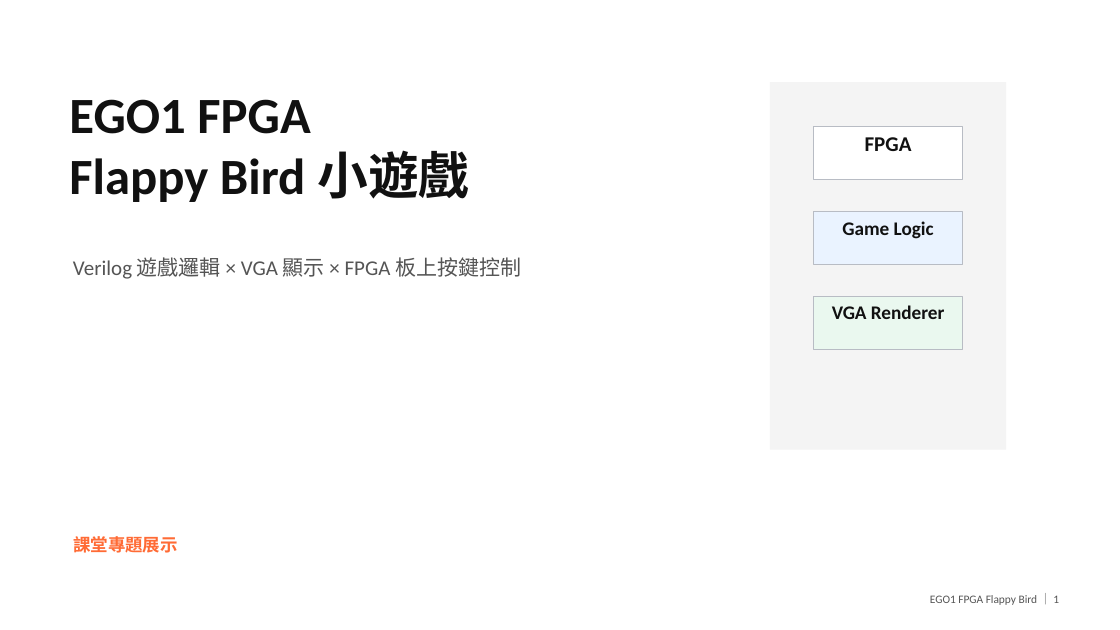
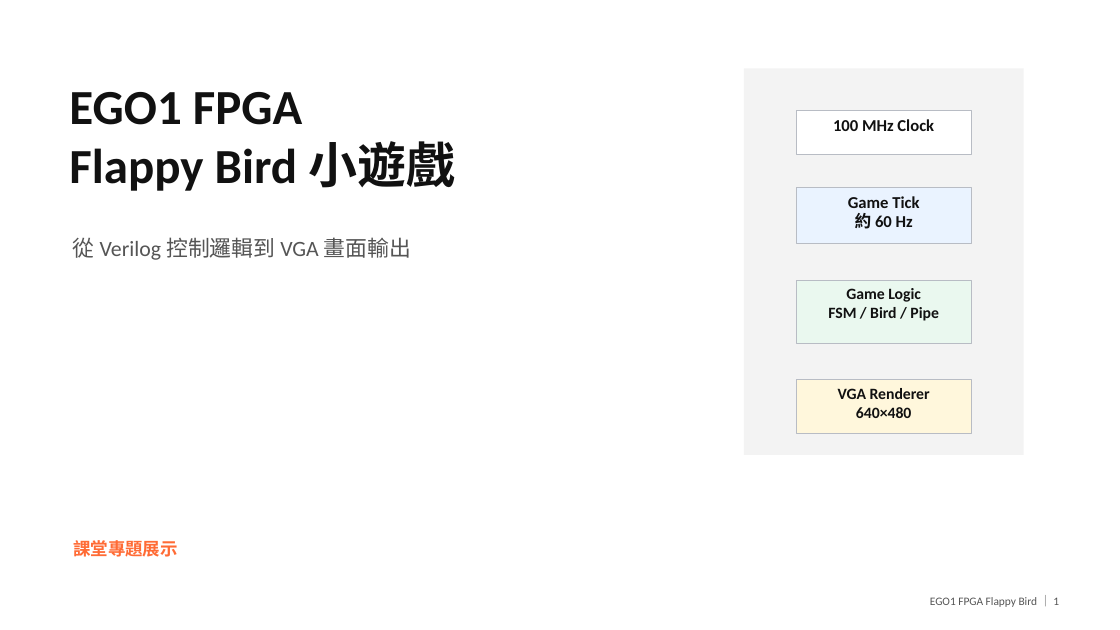
Before and after one commit to awdd1212a-cmd/ego1-flappy-bird, a slide deck: slide 1 of outputs/EGO1_Flappy_Bird_FPGA_專題簡報.pptx. Drawn at 1120x630 pixels with LibreOffice and Linux fonts; fonts in the diff are those of the drawing. Boxes give left, top, right and bottom in pixels: in the first picture for what was removed or moved away, otherwise in the second. Text is boxed around its words. In the diff, an @@ line names an element or a change of style, - is before the commit and + after.

```diff
--- a/outputs/EGO1_Flappy_Bird_FPGA_專題簡報.pptx
+++ b/outputs/EGO1_Flappy_Bird_FPGA_專題簡報.pptx
@@ text "EGO1 FPGA": place and size @@
-text "EGO1 FPGA" at [69,99,469,202]
+text "EGO1 FPGA" at [69,92,455,191]
@@ text "EGO1 FPGA" at [69,92,455,191]: size 43.5 to 42 pt @@
@@ rectangle: place and size @@
-rectangle at [770,82,1007,450]
+rectangle at [744,68,1023,455]
@@ rectangle at [744,68,1023,455]: fill #F4F4F4 to #F3F3F3 @@
@@ rectangle added at [797,110,971,154], fill #FFFFFF, outline #B8BCC4 0.75 pt, 14.2 pt, text #111111, bold @@
+100 MHz Clock
@@ rectangle removed at [814,127,963,179] @@
-FPGA
@@ rectangle added at [797,187,971,244], fill #EAF3FF, outline #B8BCC4 0.75 pt, 14.2 pt, text #111111, bold @@
+Game Tick
+約 60 Hz
@@ text at [73,237,411,260]: text changed; size 18 to 18.8 pt @@
-Verilog 遊戲邏輯 × VGA 顯示 × FPGA 板上按鍵控制
+從 Verilog 控制邏輯到 VGA 畫面輸出
@@ rectangle "Game Logic": place and size @@
-rectangle "Game Logic" at [814,212,963,264]
+rectangle "Game Logic" at [797,280,971,343]
@@ rectangle "Game Logic" at [797,280,971,343]: fill #EAF3FF to #EAF8EF @@
@@ text in rectangle at [846,288,921,302]: size 16.5 to 13.5 pt in "Game Logic" @@
@@ text in rectangle at [828,307,938,321]: paragraph added @@
+FSM / Bird / Pipe
@@ rectangle "VGA Renderer": place and size @@
-rectangle "VGA Renderer" at [814,297,963,349]
+rectangle "VGA Renderer" at [797,380,971,434]
@@ rectangle "VGA Renderer" at [797,380,971,434]: fill #EAF8EF to #FFF7DC @@
@@ text in rectangle at [838,388,930,399]: size 16.5 to 13.5 pt in "VGA Renderer" @@
@@ text in rectangle at [856,407,911,418]: paragraph added @@
+640×480
@@ text "課堂專題展示": place and size @@
-text "課堂專題展示" at [73,536,178,553]
+text "課堂專題展示" at [73,540,178,557]
```
Also in this commit, not shown: 7 slides added, 6 slides removed.
